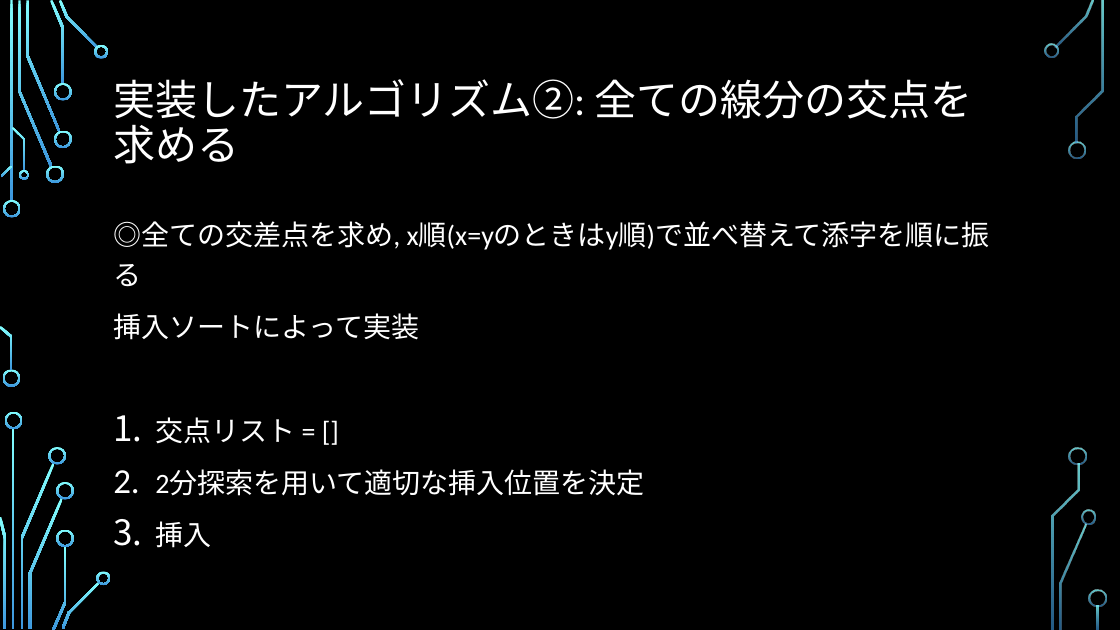
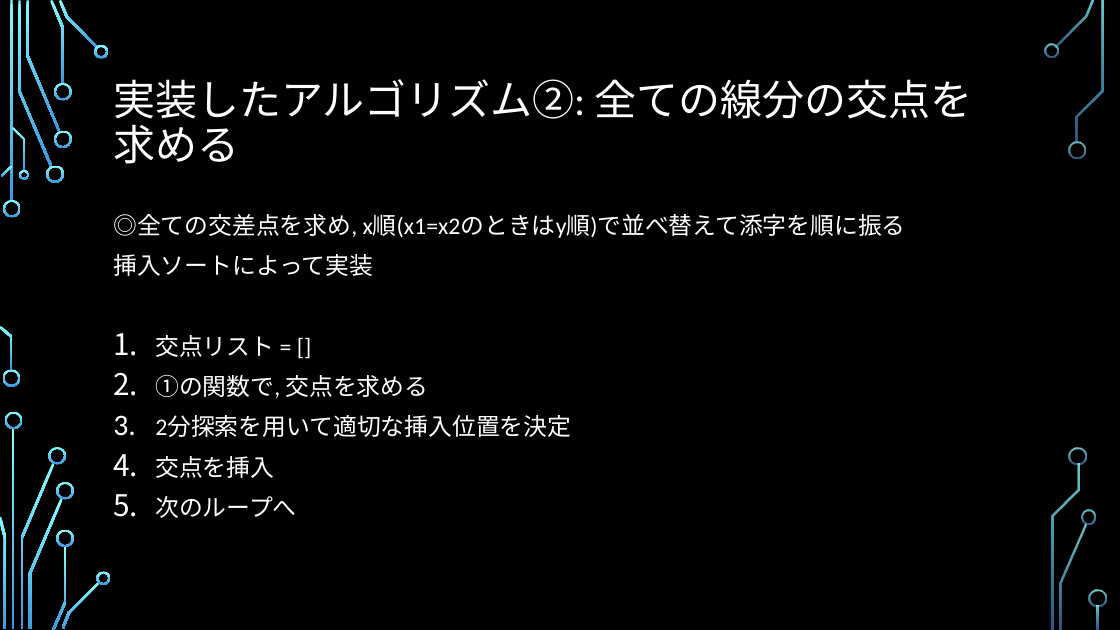
Before and after one commit to ie03-aizu-2019/ie03project-skys, a slide deck: slide 6 of Reports/Midterm.pptx. Drawn at 1120x630 pixels with LibreOffice and Linux fonts; fonts in the diff are those of the drawing; background and template pictures are left out. Boxes give left, top, right and bottom in pixels: in the first picture for what was removed or moved away, otherwise in the second. Text is boxed around its words. In the diff, an @@ line names an element or a change of style, - is before the commit and + after.

Commit message:
週刊レポート7wo

```diff
--- a/Reports/Midterm.pptx
+++ b/Reports/Midterm.pptx
@@ text at (x1=113, y1=214, x2=906, y2=238): text changed; size 24 to 20.4 pt @@
-◎全ての交差点を求め, x順(x=yのときはy順)で並べ替えて添字を順に振る
+◎全ての交差点を求め, x順(x1=x2のときはy順)で並べ替えて添字を順に振る
@@ text at (x1=113, y1=254, x2=571, y2=437): size 24 to 20.4 pt in "挿入ソートによって実装", "交点リスト = []", "2分探索を用いて適切な挿入位置を決定"; line spacing 1.2 to 1 @@
@@ text at (x1=155, y1=375, x2=429, y2=398): paragraph added @@
+2. ①の関数で, 交点を求める
@@ text at (x1=155, y1=456, x2=296, y2=518): text changed; size 24 to 20.4 pt @@
-3. 挿入
+4. 交点を挿入
+5. 次のループへ
```
Also in this commit, not shown: 10 other slides changed, 1 slide removed, 2 other files.
